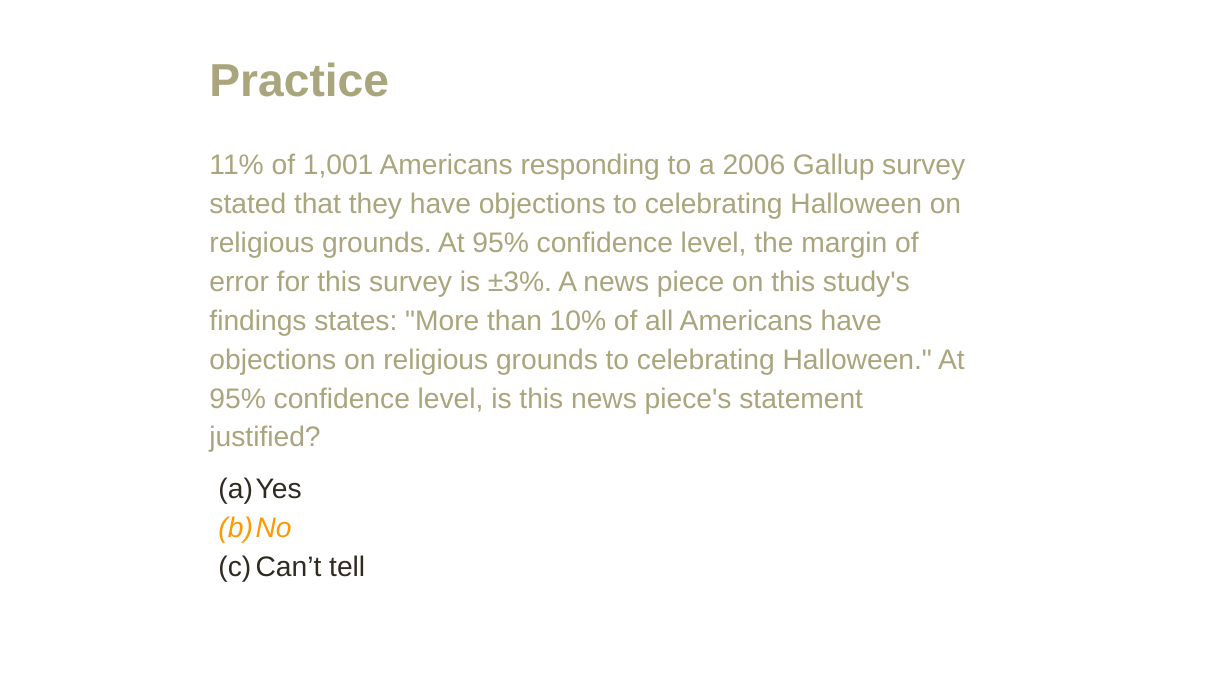
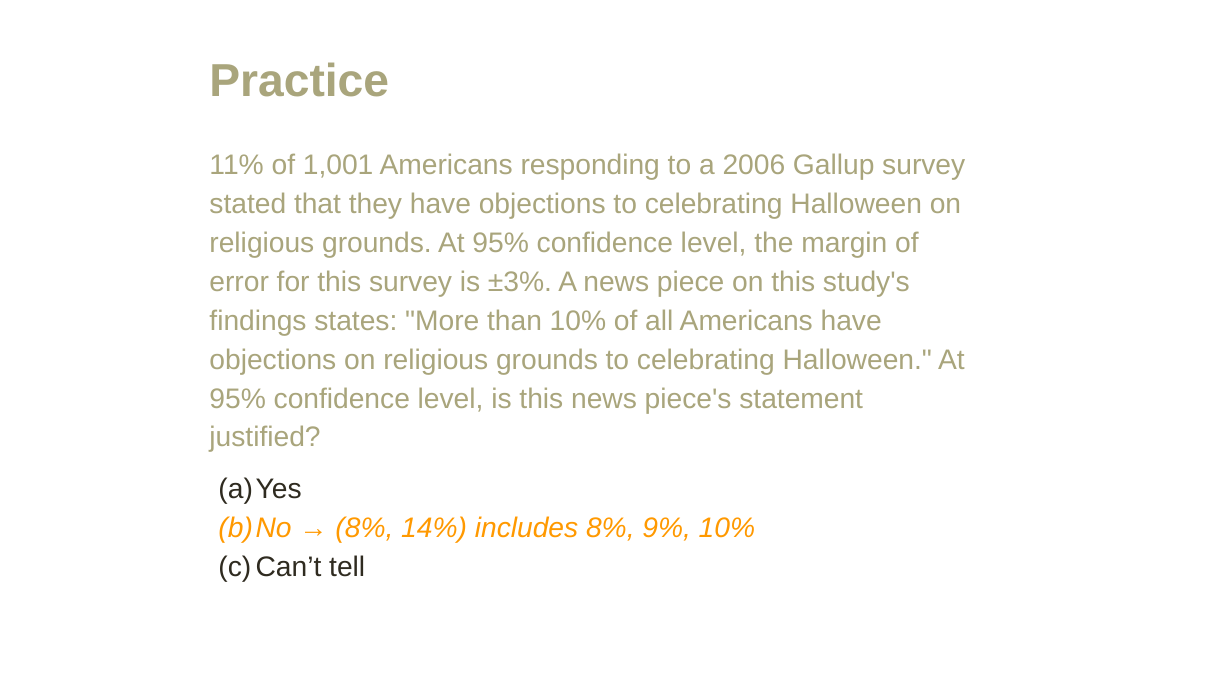
Before and after one commit to amosca01/MATH108-F23, a slide deck: slide 56 of slides/15-single-proportion.pptx (slide 54 before the commit). Drawn at 1232x693 pixels with LibreOffice and Linux fonts; fonts in the diff are those of the drawing. Boxes give left, top, right and bottom in pixels: in the first picture for what was removed or moved away, otherwise in the second. Text is boxed around its words. In the diff, an @@ line names an element or a change of style, - is before the commit and + after.

```diff
--- a/slides/15-single-proportion.pptx
+++ b/slides/15-single-proportion.pptx
@@ text at (x1=218, y1=516, x2=755, y2=543): text changed @@
-(b) No
+(b) No → (8%, 14%) includes 8%, 9%, 10%
```
Also in this commit, not shown: 6 other slides changed, 2 slides added, 2 other files.
